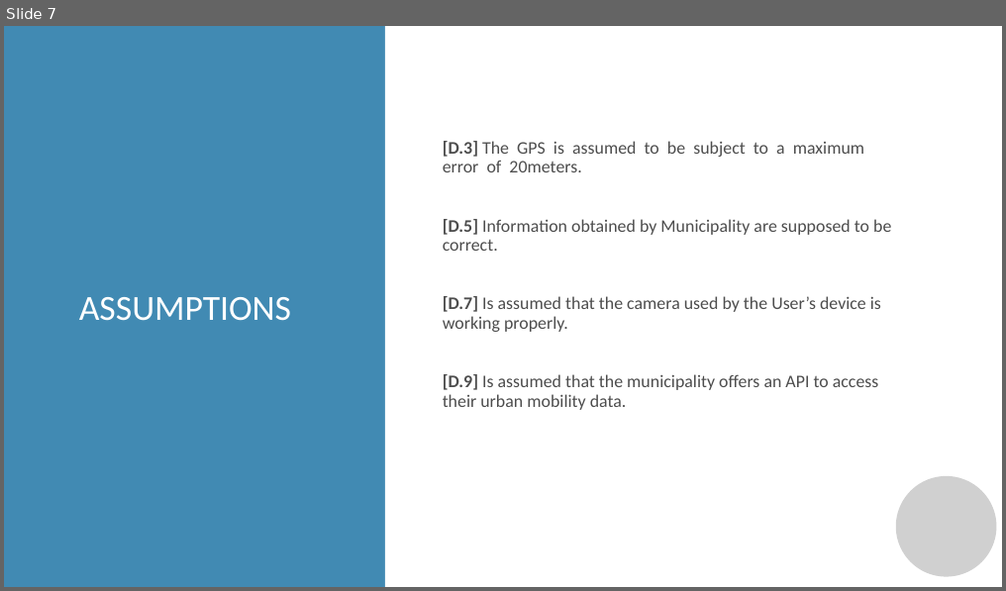
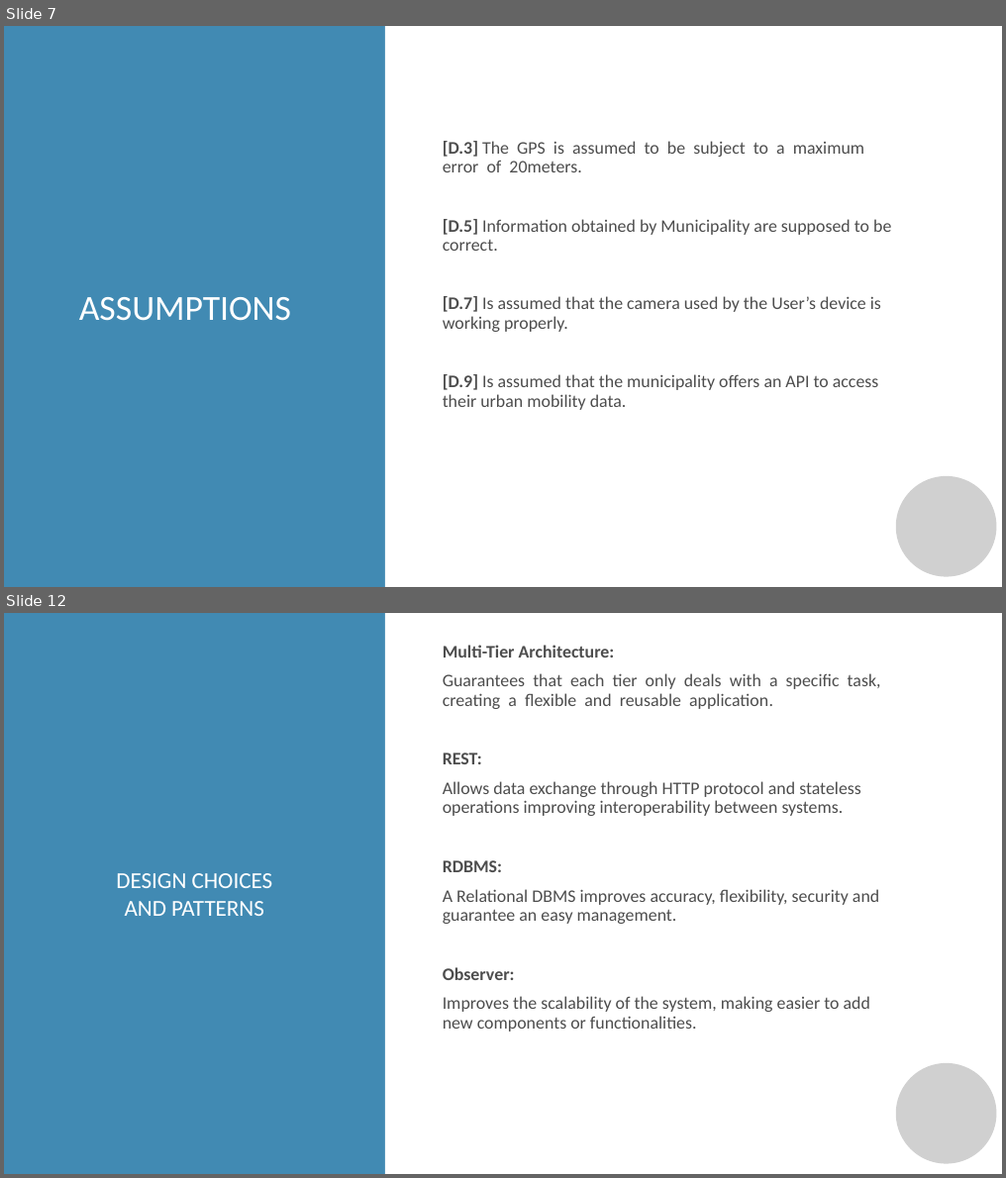
Before and after one commit to manuelsalamino/SoftwareEngineering2-Project, a slide deck: Presentazione standard3.pptx. Shown one above the other, each under a label of ours: slide 7 before the commit, slides 7 and 12 after it; the slides between them are not shown. The pictures are 1006x591 and 1006x1178 pixels, drawn with LibreOffice and Linux fonts; fonts in the diff are those of the drawing; grey boxes stand for pictures; background and template pictures are left out. Boxes give left, top, right and bottom in pixels: in the first picture for what was removed or moved away, otherwise in the second. Text is boxed around its words. In the diff, an @@ line names an element or a change of style, - is before the commit and + after.

```diff
--- a/Presentazione standard3.pptx
+++ b/Presentazione standard3.pptx
@@ slide 12 added at box(4, 613, 1002, 1174), background #FFFFFF @@
@@ rectangle added at box(4, 613, 385, 1174), fill #418AB3 @@
@@ rectangle added at box(385, 613, 1002, 1174), fill #FFFFFF @@
@@ text added at box(443, 673, 881, 1032), 17 pt, text #4D4D4D @@
+Multi-Tier Architecture:
+Guarantees that each tier only deals with a specific task, creating a flexible and reusable application.
+REST:
+Allows data exchange through HTTP protocol and stateless operations improving interoperability between systems.
+RDBMS:
+A Relational DBMS improves accuracy, flexibility, security and guarantee an easy management.
+Observer:
+Improves the scalability of the system, making easier to add new components or functionalities.
@@ text added at box(116, 873, 273, 916), 22 pt, text #FFFFFF @@
+DESIGN CHOICES AND PATTERNS
@@ picture added at box(896, 1063, 997, 1164) @@
```
Also in this commit, not shown: 1 slide changed, 3 other slides added.
